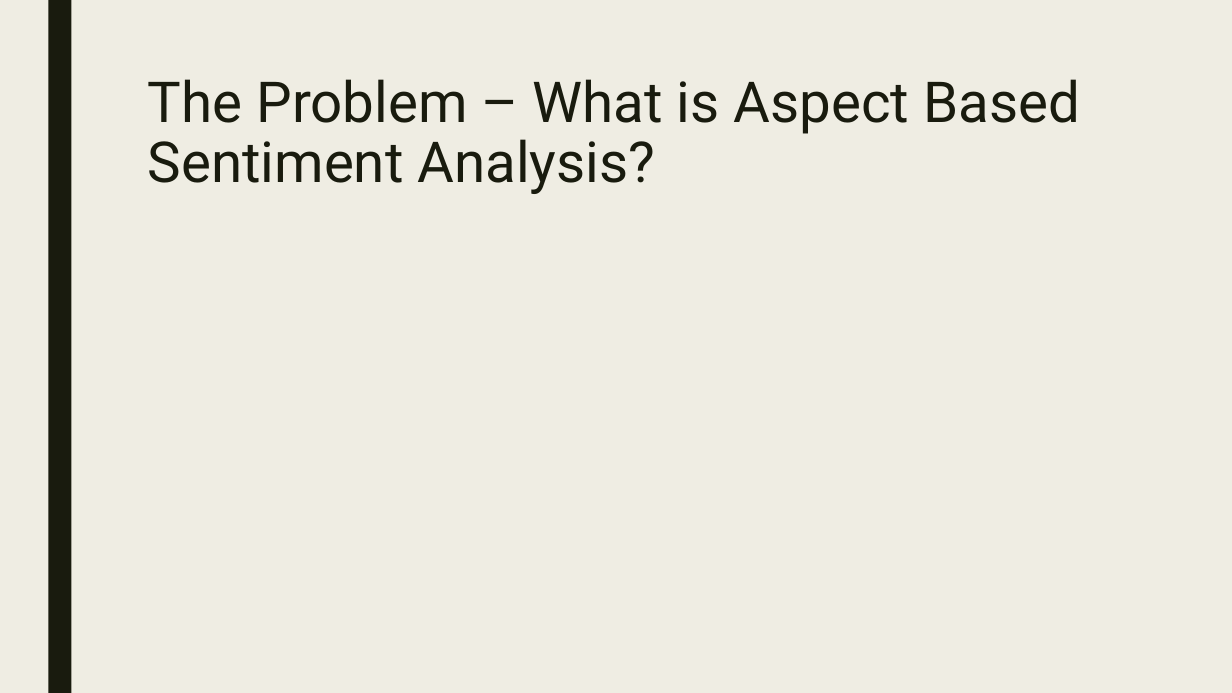
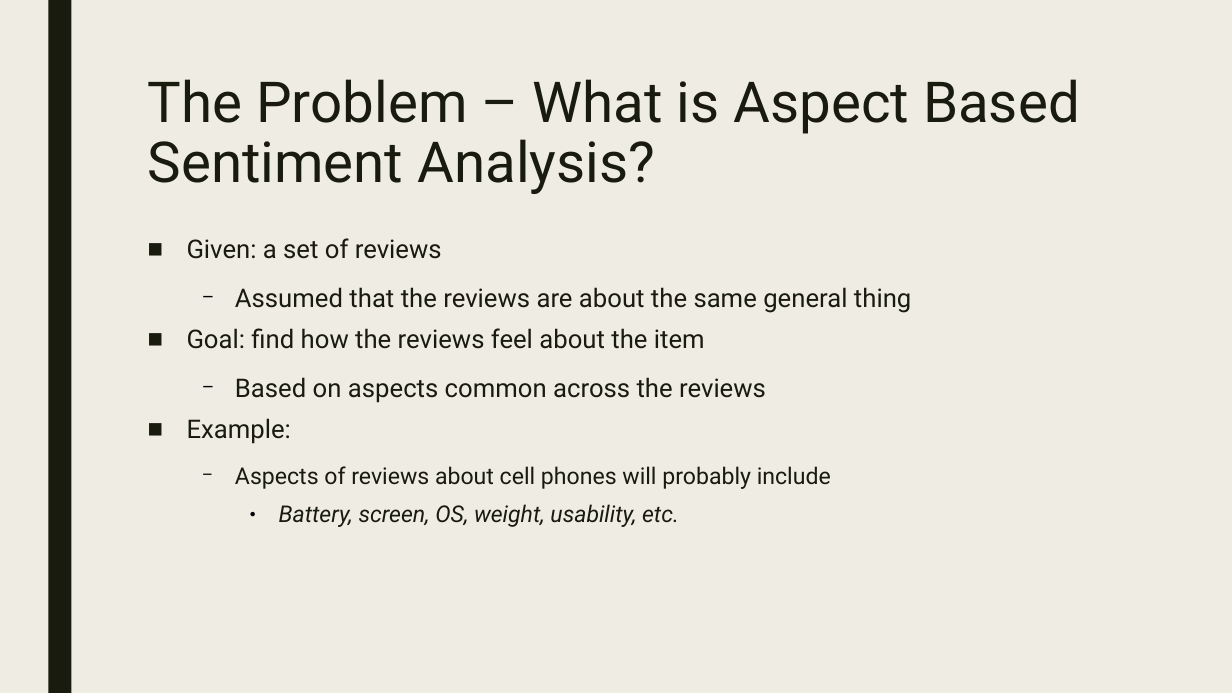
Before and after one commit to walker76-school/sentiment-analysis, a slide deck: slide 2 of presentation.pptx. Drawn at 1232x693 pixels with LibreOffice and Linux fonts; fonts in the diff are those of the drawing. Boxes give left, top, right and bottom in pixels: in the first picture for what was removed or moved away, otherwise in the second. Text is boxed around its words. In the diff, an @@ line names an element or a change of style, - is before the commit and + after.

```diff
--- a/presentation.pptx
+++ b/presentation.pptx
@@ text added at [187, 238, 911, 527], 20 pt, text #191B0E @@
+■ Given: a set of reviews
+  − Assumed that the reviews are about the same general thing
+■ Goal: find how the reviews feel about the item
+  − Based on aspects common across the reviews
+■ Example:
+  − Aspects of reviews about cell phones will probably include
+    ● Battery, screen, OS, weight, usability, etc.
```
Also in this commit, not shown: 8 other slides changed.
